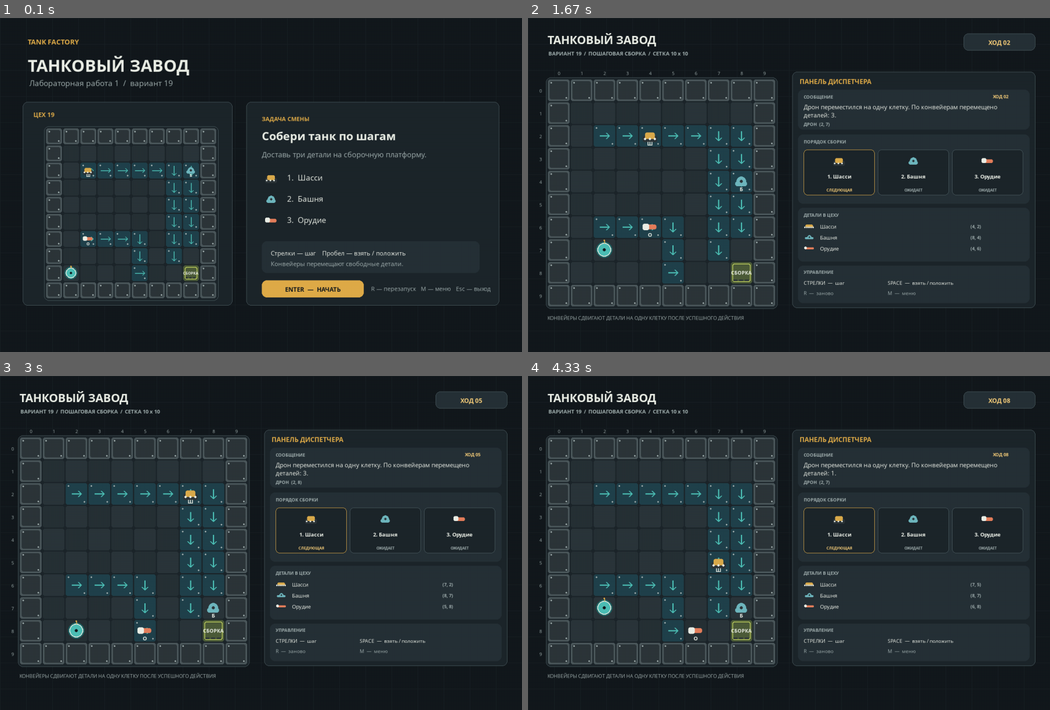
Above: before the commit, frames 1-4 (two rows, left to right).
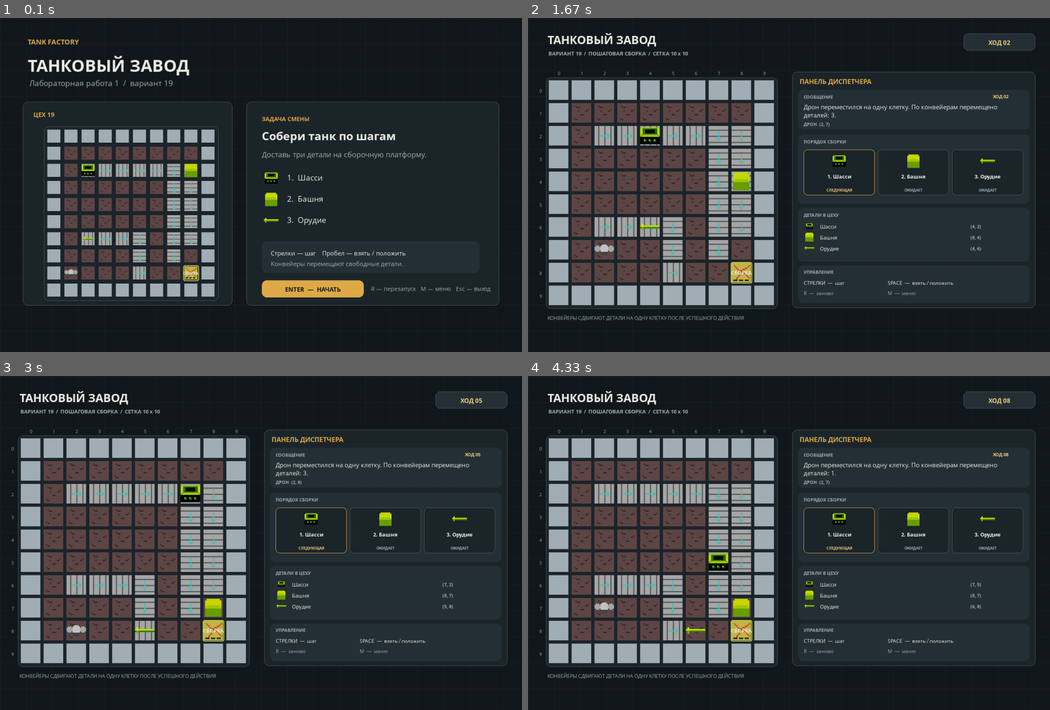
Above: after the commit, the same moments.

Repository: lMilleRl/PyGame_TankFactory
Game: pygame game, started from main.py
Two runs of this game, one before a commit and one after it. Both use one fixed random seed, a clock stepped at 60 frames per second and the inputs below.
Inputs:
- Up to frame 1 (0.1 s): no input
- Up to frame 2 (1.67 s): tap Enter at 0.33 s; tap Space at 0.67 s; hold Right 1-1.47 s; hold Up from 1.5 s (still down)
- Up to frame 3 (3 s): release Up at 1.8 s; hold Right 1.83-2.3 s; hold Left 2.33-2.87 s; hold Down from 2.9 s (still down)
- Up to frame 4 (4.33 s): release Down at 3.2 s; hold Left 3.23-3.63 s; hold Up 3.67-4.03 s; hold Right from 4.07 s (still down)

The runs differ from the first frame. In frame 1, 12% of the frame differs, in the area x 8-54%, y 32-84%; in frame 2, 24%, in the area x 3-90%, y 18-87%; in frame 3, 24%; in frame 4, 24%.

Commit message:
Require PNG sprites for factory rendering

Diff:
--- a/tank_factory/renderer.py
+++ b/tank_factory/renderer.py
@@ -15,7 +15,7 @@
     WINDOW_HEIGHT,
     WINDOW_WIDTH,
 )
-from .entities import FactoryStatus, PartKind, PART_NAMES, PART_SHORT_NAMES
+from .entities import FactoryStatus, PartKind, PART_NAMES
 from .factory import Factory
 
 ASSET_DIRECTORY = Path(__file__).resolve().parent.parent / "assets"
@@ -25,10 +25,10 @@
     PartKind.CANNON: "cannon.png",
 }
 CONVEYOR_ASSET_FILES = {
-    (0, -1): "conveyor_up.png",
-    (1, 0): "conveyor_right.png",
-    (0, 1): "conveyor_down.png",
-    (-1, 0): "conveyor_left.png",
+    (0, -1): "conveyor_vertical.png",
+    (1, 0): "conveyor_horizontal.png",
+    (0, 1): "conveyor_vertical.png",
+    (-1, 0): "conveyor_horizontal.png",
 }
 TILE_ASSET_FILES = {
     "floor": "floor.png",
@@ -43,28 +43,16 @@
     def __init__(self) -> None:
         self.fonts: dict[tuple[int, bool], pygame.font.Font] = {}
         self.sprite_cache: dict[tuple[int, int, int], pygame.Surface] = {}
-        self.part_sprites = {
-            part_kind: image
-            for part_kind, filename in PART_ASSET_FILES.items()
-            if (image := self._load_asset(filename)) is not None
-        }
-        self.conveyor_sprites = {
-            direction: image
-            for direction, filename in CONVEYOR_ASSET_FILES.items()
-            if (image := self._load_asset(filename)) is not None
-        }
-        self.tile_sprites = {
-            tile_name: image
-            for tile_name, filename in TILE_ASSET_FILES.items()
-            if (image := self._load_asset(filename)) is not None
-        }
+        self.part_sprites = {part_kind: self._load_asset(filename) for part_kind, filename in PART_ASSET_FILES.items()}
+        self.conveyor_sprites = {direction: self._load_asset(filename) for direction, filename in CONVEYOR_ASSET_FILES.items()}
+        self.tile_sprites = {tile_name: self._load_asset(filename) for tile_name, filename in TILE_ASSET_FILES.items()}
         self.drone_sprite = self._load_asset("drone.png")
 
     @staticmethod
-    def _load_asset(filename: str) -> pygame.Surface | None:
+    def _load_asset(filename: str) -> pygame.Surface:
         path = ASSET_DIRECTORY / filename
         if not path.is_file():
-            return None
+            raise FileNotFoundError(f"Required renderer asset is missing: {path}")
         return pygame.image.load(str(path)).convert_alpha()
 
     def _draw_sprite(self, surface: pygame.Surface, image: pygame.Surface, rect: pygame.Rect) -> None:
@@ -230,11 +218,7 @@
                     self._draw_wall(surface, inset)
                     continue
 
-                fill = PALETTE["cell_alt"] if (grid_x + grid_y) % 2 else PALETTE["cell"]
-                pygame.draw.rect(surface, fill, inset, border_radius=5)
-                floor_sprite = self.tile_sprites.get("floor")
-                if floor_sprite is not None:
-                    self._draw_sprite(surface, floor_sprite, inset)
+                self._draw_sprite(surface, self.tile_sprites["floor"], inset)
                 conveyor = factory.conveyors.get(position)
                 if conveyor:
                     self._draw_conveyor(surface, inset, conveyor.direction_x, conveyor.direction_y)
@@ -243,17 +227,7 @@
 
                 part = factory.get_part_at(position)
                 if part is not None:
-                    has_sprite = self._draw_part_icon(surface, part.kind, inset.inflate(-5, -5))
-                    if not has_sprite:
-                        self._text(
-                            surface,
-                            PART_SHORT_NAMES[part.kind],
-                            (inset.centerx, inset.bottom - 8),
-                            max(11, cell_size // 4),
-                            PALETTE["text"],
-                            True,
-                            centered=True,
-                        )
+                    self._draw_part_icon(surface, part.kind, inset.inflate(-5, -5))
                 if factory.drone.position == position:
                     carried_kind = factory.drone.carried_part.kind if factory.drone.carried_part else None
                     self._draw_drone(surface, inset, carried_kind)
@@ -261,22 +235,10 @@
         pygame.draw.rect(surface, PALETTE["outline"], board_rect, width=1, border_radius=12)
 
     def _draw_wall(self, surface: pygame.Surface, rect: pygame.Rect) -> None:
-        pygame.draw.rect(surface, PALETTE["wall"], rect, border_radius=5)
-        sprite = self.tile_sprites.get("wall")
-        if sprite is not None:
-            self._draw_sprite(surface, sprite, rect)
-            return
-        inner = rect.inflate(-8, -8)
-        pygame.draw.rect(surface, PALETTE["wall_dark"], inner, border_radius=4)
-        pygame.draw.circle(surface, PALETTE["text_muted"], (rect.left + 8, rect.top + 8), 2)
-        pygame.draw.circle(surface, PALETTE["text_muted"], (rect.right - 8, rect.bottom - 8), 2)
+        self._draw_sprite(surface, self.tile_sprites["wall"], rect)
 
     def _draw_conveyor(self, surface: pygame.Surface, rect: pygame.Rect, direction_x: int, direction_y: int) -> None:
-        pygame.draw.rect(surface, PALETTE["conveyor"], rect, border_radius=5)
-        sprite = self.conveyor_sprites.get((direction_x, direction_y))
-        if sprite is not None:
-            self._draw_sprite(surface, sprite, rect)
-            return
+        self._draw_sprite(surface, self.conveyor_sprites[(direction_x, direction_y)], rect)
         center_x, center_y = rect.center
         start = center_x - direction_x * 11, center_y - direction_y * 11
         end = center_x + direction_x * 12, center_y + direction_y * 12
@@ -286,17 +248,10 @@
         right_wing = end[0] - direction_x * wing + direction_y * wing, end[1] - direction_y * wing - direction_x * wing
         pygame.draw.line(surface, PALETTE["drone"], end, left_wing, max(2, rect.width // 14))
         pygame.draw.line(surface, PALETTE["drone"], end, right_wing, max(2, rect.width // 14))
-        pygame.draw.circle(surface, PALETTE["text_muted"], (rect.left + 7, rect.top + 7), 2)
-        pygame.draw.circle(surface, PALETTE["text_muted"], (rect.right - 7, rect.bottom - 7), 2)
 
     def _draw_assembly_tile(self, surface: pygame.Surface, rect: pygame.Rect, stack_size: int) -> None:
-        pygame.draw.rect(surface, PALETTE["assembly"], rect, border_radius=6)
-        sprite = self.tile_sprites.get("assembly")
-        if sprite is None:
-            pygame.draw.rect(surface, PALETTE["assembly_light"], rect.inflate(-8, -8), width=2, border_radius=5)
-        else:
-            self._draw_sprite(surface, sprite, rect)
-            pygame.draw.rect(surface, PALETTE["assembly_light"], rect, width=2, border_radius=5)
+        self._draw_sprite(surface, self.tile_sprites["assembly"], rect)
+        pygame.draw.rect(surface, PALETTE["assembly_light"], rect, width=2, border_radius=5)
         self._text(surface, "СБОРКА", rect.center, max(10, rect.width // 4), PALETTE["text"], True, centered=True)
         slot_width = max(5, (rect.width - 20) // 3)
         for index in range(3):
@@ -304,53 +259,11 @@
             color = PALETTE["success"] if index < stack_size else PALETTE["wall_dark"]
             pygame.draw.rect(surface, color, slot, border_radius=2)
 
-    def _draw_part_icon(self, surface: pygame.Surface, part_kind: PartKind, rect: pygame.Rect) -> bool:
-        sprite = self.part_sprites.get(part_kind)
-        if sprite is not None:
-            self._draw_sprite(surface, sprite, rect)
-            return True
-
-        color = PART_COLORS[part_kind]
-        scale = min(rect.width, rect.height)
-        if part_kind is PartKind.CHASSIS:
-            track = pygame.Rect(rect.left + scale // 8, rect.top + scale // 2, rect.width - scale // 4, scale // 3)
-            pygame.draw.rect(surface, PALETTE["wall_dark"], track, border_radius=max(3, scale // 10))
-            body = pygame.Rect(rect.left + scale // 4, rect.top + scale // 3, rect.width - scale // 2, scale // 3)
-            pygame.draw.rect(surface, color, body, border_radius=max(3, scale // 10))
-            for wheel_x in range(track.left + scale // 8, track.right - scale // 10, max(5, scale // 4)):
-                pygame.draw.circle(surface, PALETTE["text"], (wheel_x, track.centery), max(2, scale // 13))
-        elif part_kind is PartKind.TURRET:
-            base = pygame.Rect(rect.left + scale // 5, rect.top + scale // 2, rect.width - scale * 2 // 5, scale // 4)
-            pygame.draw.rect(surface, color, base, border_radius=max(3, scale // 9))
-            pygame.draw.circle(surface, color, (rect.centerx, rect.top + scale // 2), max(5, scale // 4))
-            pygame.draw.circle(
-                surface,
-                PALETTE["wall_dark"],
-                (rect.centerx, rect.top + scale // 2),
-                max(2, scale // 11),
-            )
-        else:
-            barrel = pygame.Rect(rect.left + scale // 6, rect.centery - scale // 8, rect.width - scale // 3, scale // 4)
-            pygame.draw.rect(surface, color, barrel, border_radius=max(3, scale // 10))
-            breech = pygame.Rect(rect.left + scale // 8, rect.top + scale // 3, scale // 3, scale // 3)
-            pygame.draw.rect(surface, PALETTE["text"], breech, border_radius=max(3, scale // 10))
-        return False
+    def _draw_part_icon(self, surface: pygame.Surface, part_kind: PartKind, rect: pygame.Rect) -> None:
+        self._draw_sprite(surface, self.part_sprites[part_kind], rect)
 
     def _draw_drone(self, surface: pygame.Surface, rect: pygame.Rect, carried_kind: PartKind | None) -> None:
-        if self.drone_sprite is not None:
-            self._draw_sprite(surface, self.drone_sprite, rect.inflate(-3, -3))
-            if carried_kind is not None:
-                pygame.draw.circle(surface, PART_COLORS[carried_kind], (rect.right - 7, rect.top + 7), max(4, rect.width // 9))
-            return
-
-        radius = max(9, rect.width // 3)
-        center = rect.center
-        pygame.draw.circle(surface, PALETTE["drone_dark"], center, radius + 3)
-        pygame.draw.circle(surface, PALETTE["drone"], center, radius)
-        pygame.draw.circle(surface, PALETTE["text"], center, radius, width=2)
-        pygame.draw.circle(surface, PALETTE["background"], center, max(3, radius // 4))
-        pygame.draw.line(surface, PALETTE["accent"], (center[0], center[1] - radius), (center[0], rect.top + 2), 2)
-        pygame.draw.circle(surface, PALETTE["accent"], (center[0], rect.top + 3), max(2, radius // 6))
+        self._draw_sprite(surface, self.drone_sprite, rect.inflate(-3, -3))
         if carried_kind is not None:
             pygame.draw.circle(surface, PART_COLORS[carried_kind], (rect.right - 7, rect.top + 7), max(4, rect.width // 9))
 
Not shown, changed: README.md
Binary file added: assets/assembly.png
Binary file added: assets/cannon.png
Binary file added: assets/chassis.png
Binary file added: assets/conveyor_horizontal.png
Binary file added: assets/conveyor_vertical.png
Binary file added: assets/drone.png
Binary file added: assets/floor.png
Binary file added: assets/turret.png
Binary file added: assets/wall.png
Not shown, changed: .gitignore
Not shown, added: assets/sprites.aseprite
